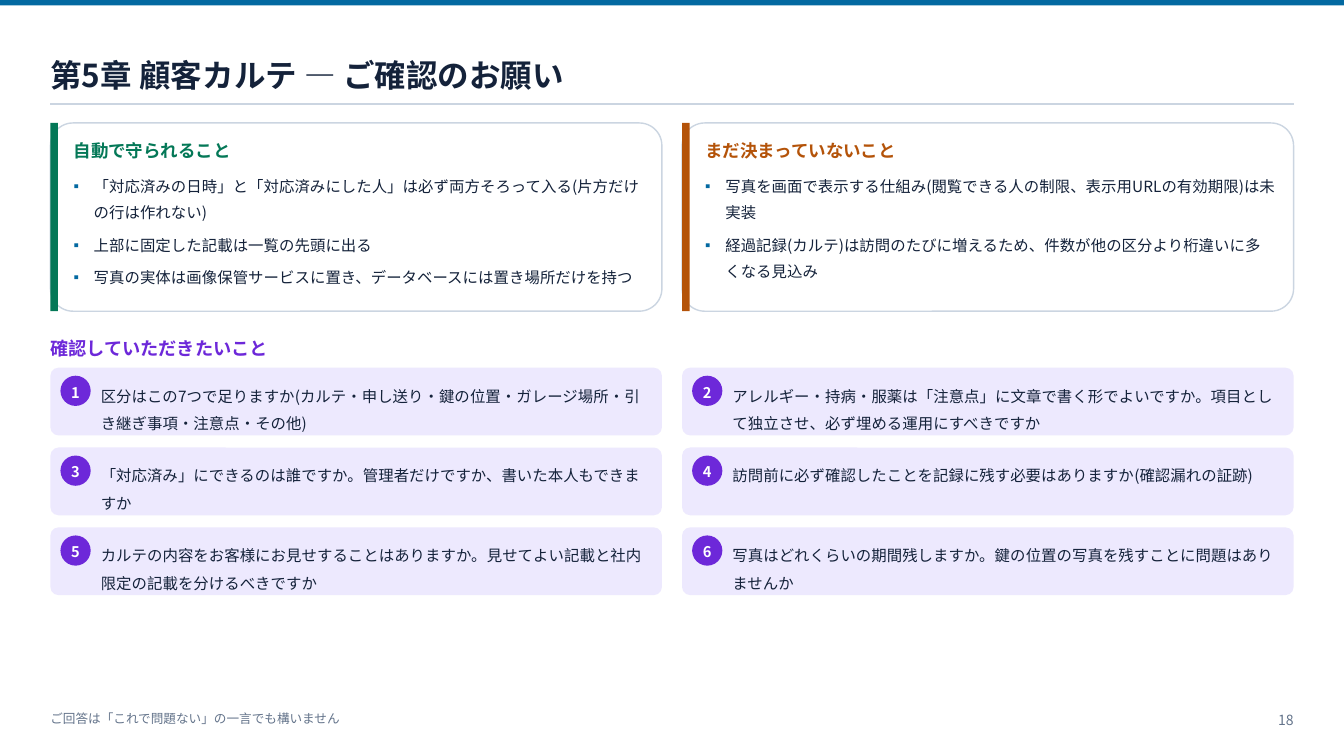
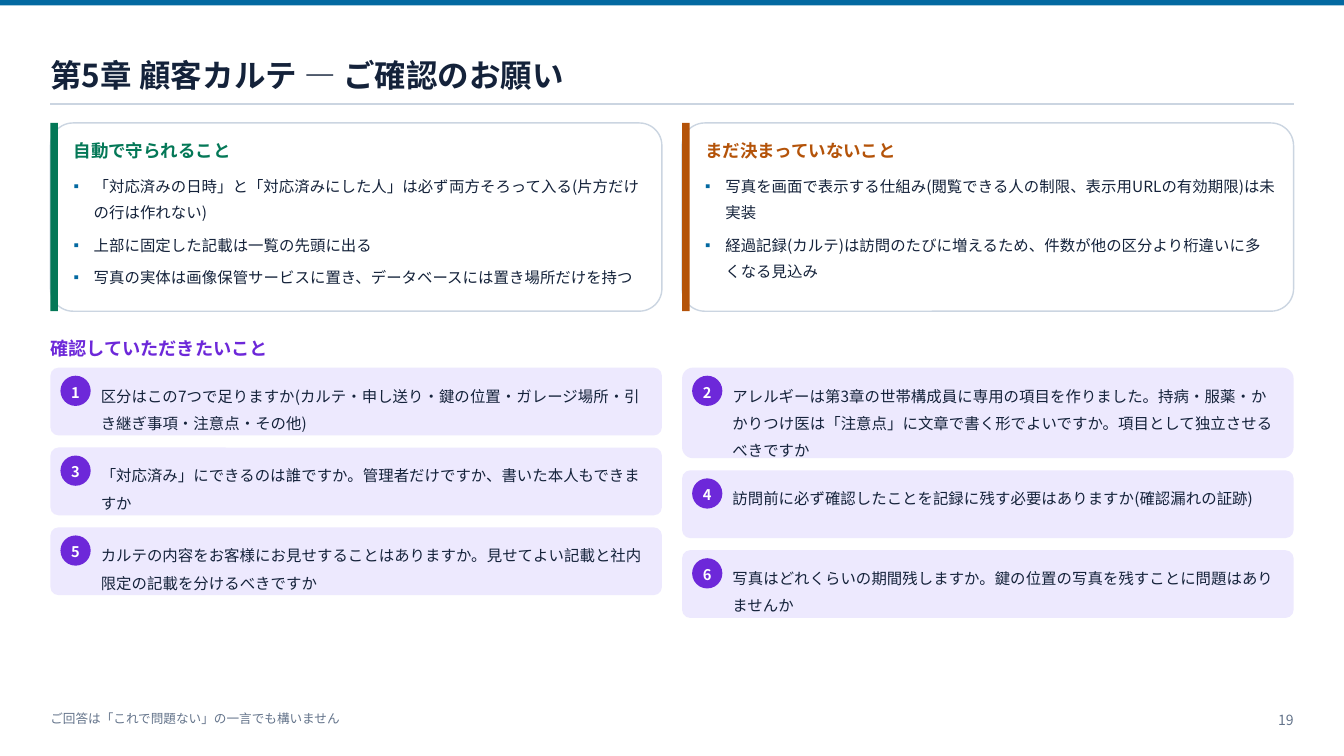
Before and after one commit to ohru131/katahimo-app, a slide deck: slide 19 of doc/slides/db-for-business.pptx (slide 18 before the commit). Drawn at 1344x756 pixels with LibreOffice and Linux fonts; fonts in the diff are those of the drawing. Boxes give left, top, right and bottom in pixels: in the first picture for what was removed or moved away, otherwise in the second. Text is boxed around its words. In the diff, an @@ line names an element or a change of style, - is before the commit and + after.

```diff
--- a/doc/slides/db-for-business.pptx
+++ b/doc/slides/db-for-business.pptx
@@ rounded rectangle: place and size @@
-rounded rectangle at <box>683,368,1295,436</box>
+rounded rectangle at <box>683,368,1295,459</box>
@@ text at <box>732,416,1272,457</box>: text changed @@
-アレルギー・持病・服薬は「注意点」に文章で書く形でよいですか。項目として独立させ、必ず埋める運用にすべきですか
+アレルギーは第3章の世帯構成員に専用の項目を作りました。持病・服薬・かかりつけ医は「注意点」に文章で書く形でよいですか。項目として独立させるべきですか
@@ 4 rounded rectangles, 2 texts: place and size @@
-4 rounded rectangles, 2 texts at <box>683,448,1295,595</box>
+4 rounded rectangles, 2 texts at <box>683,471,1295,618</box>
```
Also in this commit, not shown: 35 other slides changed, 1 slide added, 11 other files.
